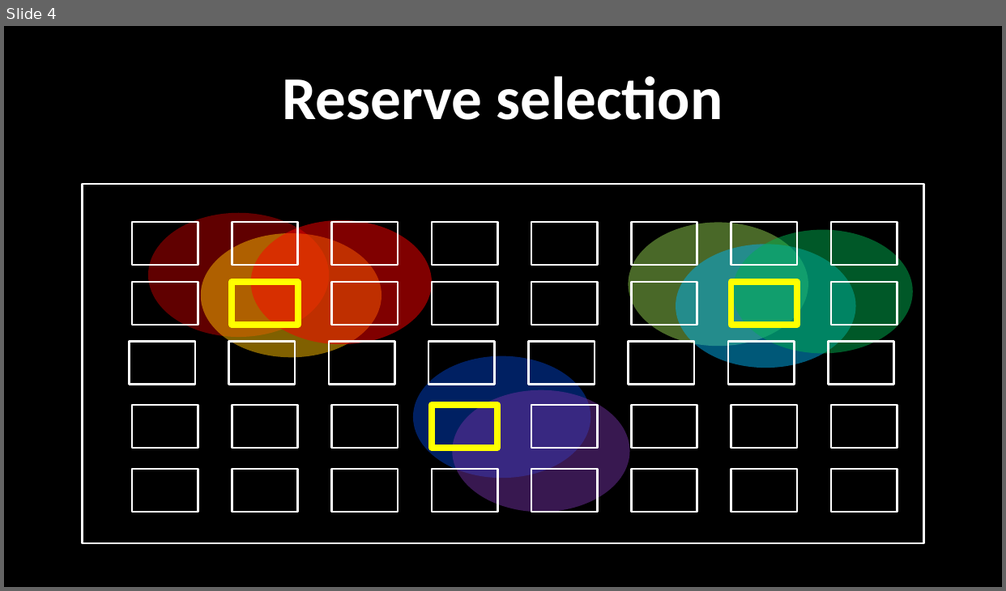
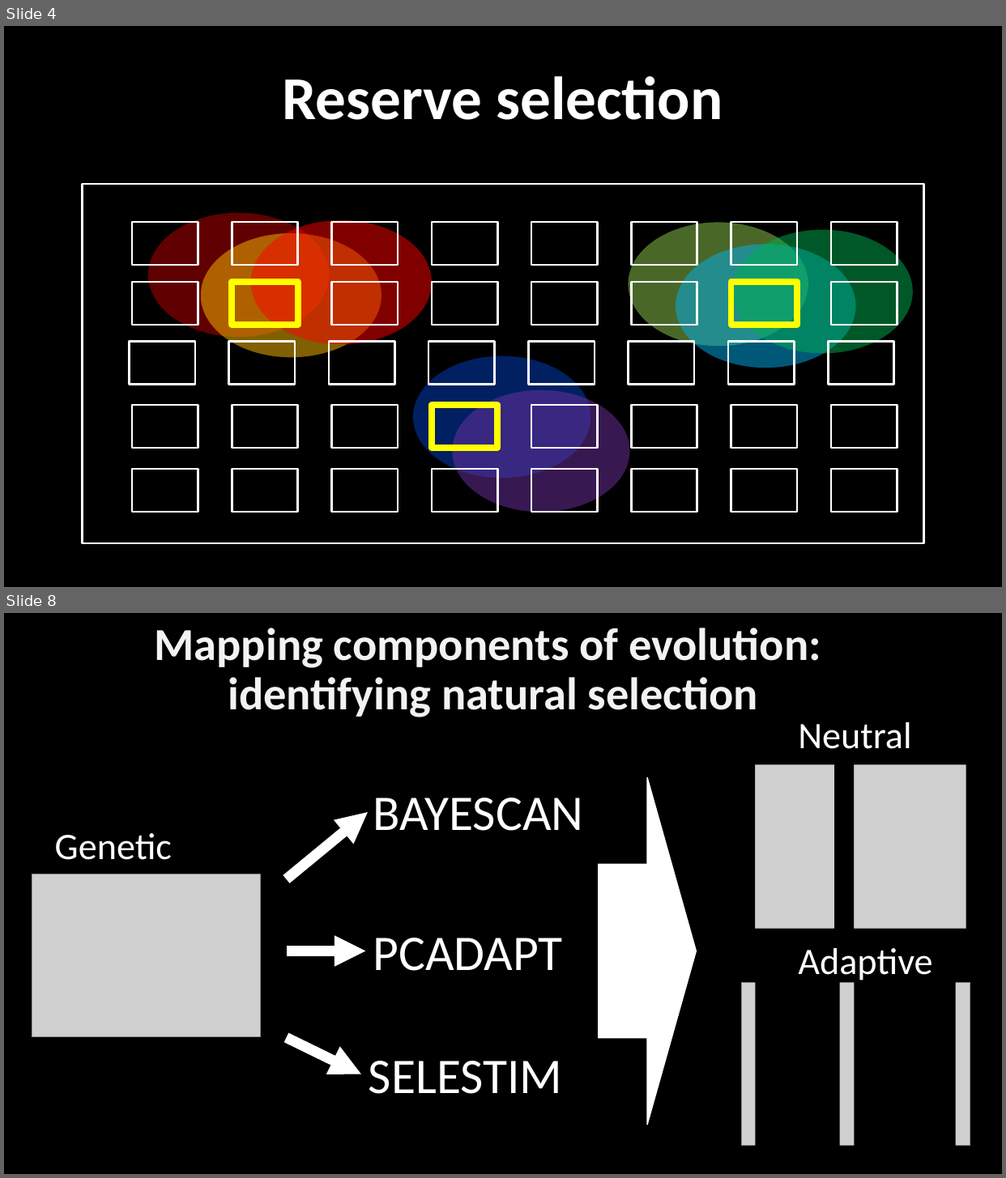
Before and after one commit to jeffreyhanson/abstracts-and-slides, a slide deck: seminars/EEF-presentation-02-08-2019/jeffrey-hanson-eff-slides.pptx. Shown one above the other, each under a label of ours: slide 4 before the commit, slides 4 and 8 after it; the slides between them are not shown. The pictures are 1006x591 and 1006x1178 pixels, drawn with LibreOffice and Linux fonts; fonts in the diff are those of the drawing; grey boxes stand for pictures. Boxes give left, top, right and bottom in pixels: in the first picture for what was removed or moved away, otherwise in the second. Text is boxed around its words. In the diff, an @@ line names an element or a change of style, - is before the commit and + after.

```diff
--- a/seminars/EEF-presentation-02-08-2019/jeffrey-hanson-eff-slides.pptx
+++ b/seminars/EEF-presentation-02-08-2019/jeffrey-hanson-eff-slides.pptx
@@ slide 8 added at (4, 613, 1002, 1174), background #000000 @@
@@ title added at (154, 628, 821, 717), 44 pt, text #F2F2F2, bold @@
+Mapping components of evolution:
+identifying natural selection
@@ text added at (798, 722, 911, 749), 36 pt, text #FFFFFF @@
+Neutral
@@ rectangle added at (835, 756, 854, 934), fill #000000 @@
@@ rectangle added at (966, 758, 1002, 935), fill #000000 @@
@@ right arrow added at (599, 777, 697, 1126), fill #FFFFFF, outline #FFFFFF 1 pt @@
@@ rectangle added at (731, 760, 755, 938), fill #000000 @@
@@ picture added at (742, 765, 970, 928) @@
@@ text added at (373, 798, 583, 831), 48 pt, text #FFFFFF @@
+BAYESCAN
@@ arrow added from (286, 879) to (368, 812), #FFFFFF 10 pt @@
@@ text added at (55, 833, 172, 875), 36 pt, text #FFFFFF @@
+Genetic data
@@ picture added at (32, 875, 260, 1037) @@
@@ arrow added from (286, 952) to (365, 952), #FFFFFF 10 pt @@
@@ text added at (373, 938, 562, 971), 48 pt, text #FFFFFF @@
+PCADAPT
@@ text added at (798, 948, 932, 984), 36 pt, text #FFFFFF @@
+Adaptive
@@ text added at (785, 956, 815, 974), 18 pt, text #000000 @@
+Loci
@@ picture added at (742, 983, 970, 1146) @@
@@ rectangle added at (756, 981, 840, 1158), fill #000000 @@
@@ rectangle added at (854, 981, 957, 1158), fill #000000 @@
@@ arrow added from (286, 1038) to (361, 1074), #FFFFFF 10 pt @@
@@ text added at (368, 1061, 563, 1094), 48 pt, text #FFFFFF @@
+SELESTIM
```
Also in this commit, not shown: 4 slides changed, 8 other slides added, 5 slides removed.
